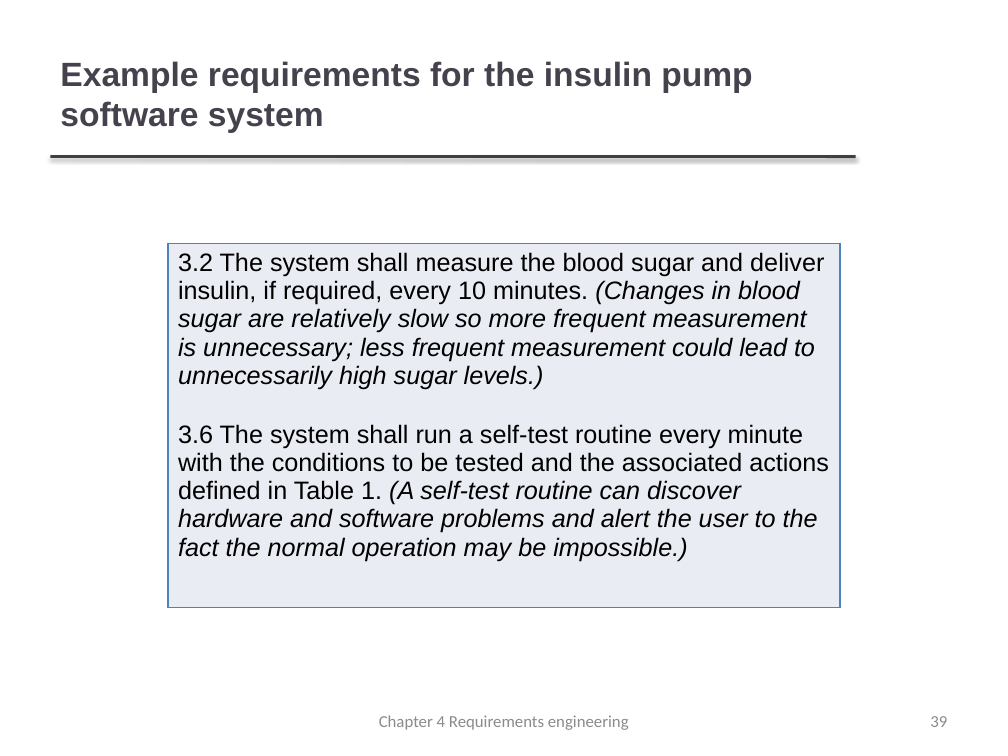
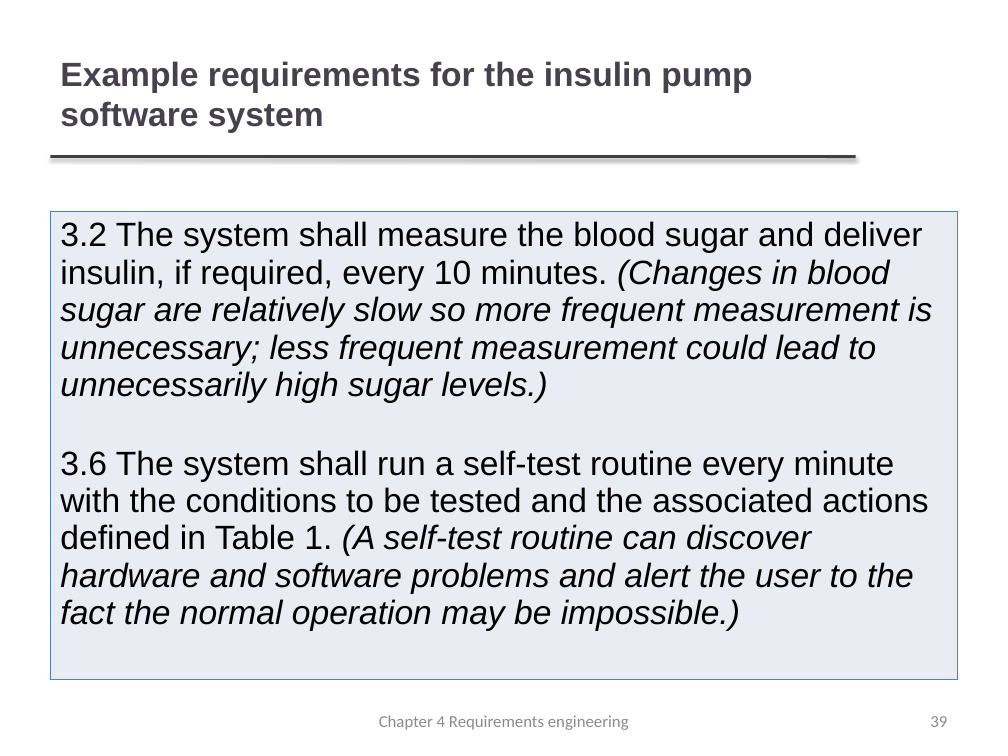
Before and after one commit to FurkanGozukara/CSE307_2018, a slide deck: slide 39 of Chapter 4 - Requirements Engineering.pptx. Drawn at 1008x756 pixels with LibreOffice and Linux fonts; fonts in the diff are those of the drawing; background and template pictures are left out. Boxes give left, top, right and bottom in pixels: in the first picture for what was removed or moved away, otherwise in the second. Text is boxed around its words. In the diff, an @@ line names an element or a change of style, - is before the commit and + after.

```diff
--- a/Chapter 4 - Requirements Engineering.pptx
+++ b/Chapter 4 - Requirements Engineering.pptx
@@ table at box(50, 212, 958, 706) @@
@@ size 18 to 24 pt @@
@@ table: place and size @@
-table at box(168, 244, 841, 617)
+table at box(50, 212, 958, 706)
```
Also in this commit, not shown: 2 other slides changed, 1 other file.
